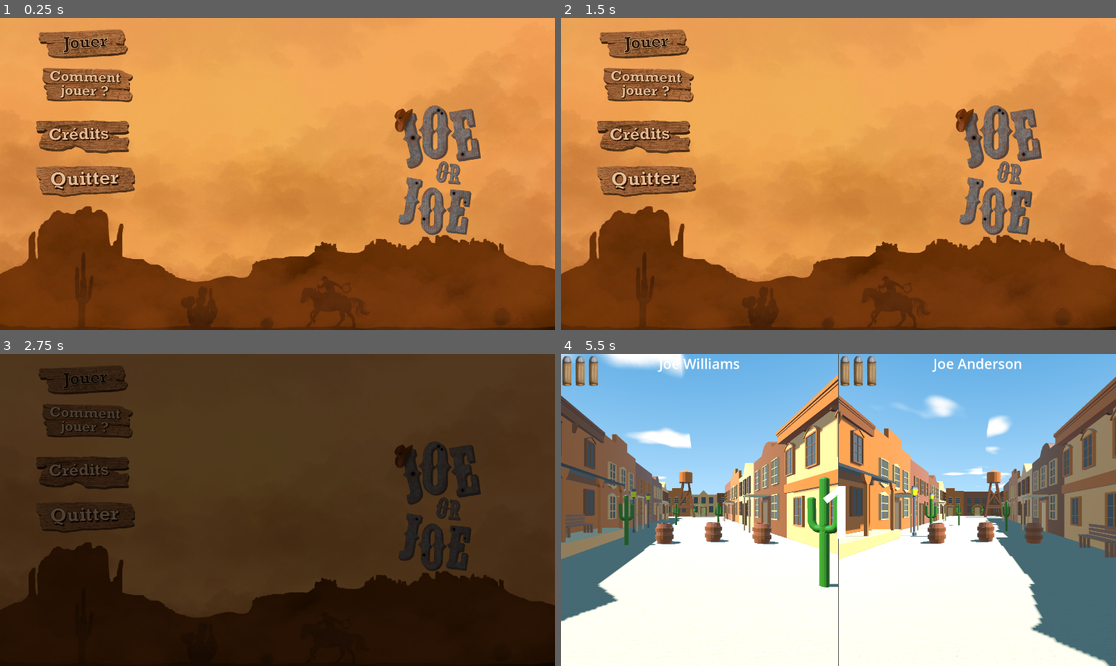
Above: before the commit, frames 1-4 (two rows, left to right).
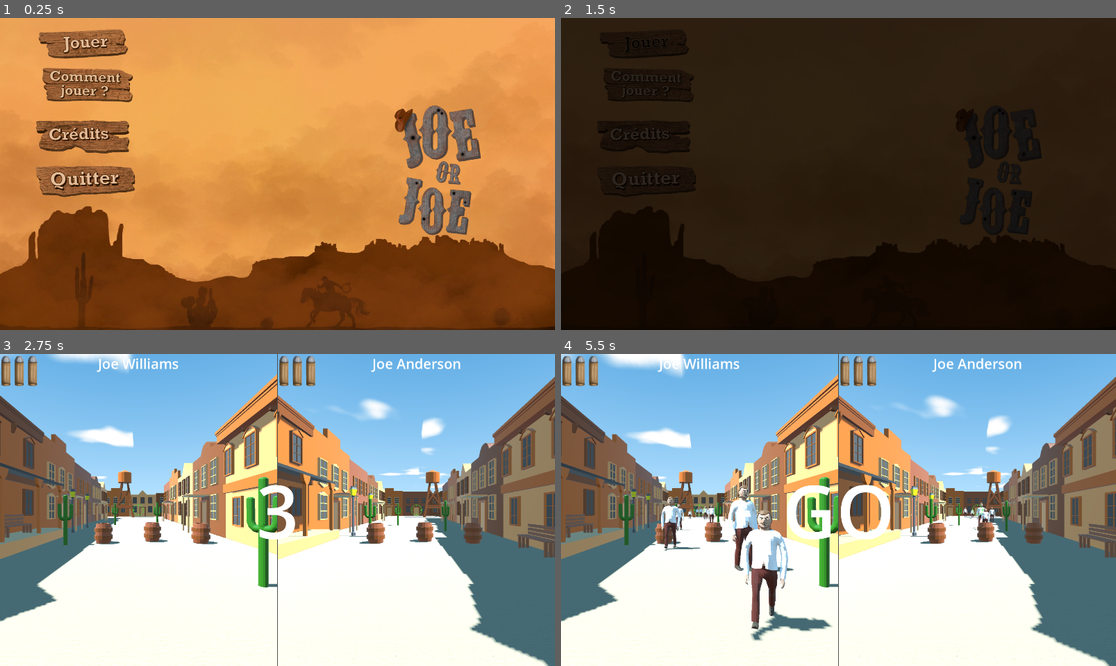
Above: after the commit, the same moments.

Repository: Gr0minet/game-jam-joe-or-joe
Game: Godot game, scene res://menu/main_menu.tscn
The game is run twice, just before and just after one commit, with the same random seed, the same clock (stepped at 60 frames per second) and the same inputs. Sound files missing from this copy of the repository are replaced by a short silence.
Inputs (mouse positions are in pixels of both pictures, inside the frame that each line leads up to):
- Up to frame 1 (0.25 s): no input
- Up to frame 2 (1.5 s): click (644, 42) at 0.5 s; click (644, 42) at 1.25 s
- Up to frame 3 (2.75 s): tap Enter (ui_accept) at 2 s; move the mouse to (277, 510) at 2.02 s; hold Up (ui_up) from 2.03 s (still down); hold Enter (ui_accept) from 2.03 s (still down); click (277, 510) at 2.17 s
- Up to frame 4 (5.5 s): keep holding Up (ui_up); move the mouse to (810, 510) at 2.77 s; release Enter (ui_accept) at 2.78 s; tap 1 at 2.85 s; tap Enter (ui_accept) at 3.02, 3.05, 3.32, 3.5, 4.52, 4.55, 4.82, 5 s; move the mouse to (849, 503) at 3.52 s; hold Enter (ui_accept) 3.53-4.28 s; tap 2 at 3.6 s; move the mouse to (832, 516) at 4.27 s; tap N at 4.35 s; move the mouse to (877, 513) at 5.02 s; hold Enter (ui_accept) from 5.03 s (still down)

The runs differ from the first frame. In frame 1, 0.2% of the frame differs, in the area x 11-23%, y 5-13%; in frame 2, 100%, in the area x 0-100%, y 0-100%; in frame 3, 99%; in frame 4, 4.7%.

Commit message:
Ajout boutons manettes au menu principal

Diff:
--- a/menu/main_menu.gd
+++ b/menu/main_menu.gd
@@ -28,22 +28,15 @@
 	buttons.visible = true
 	margin_container_2.visible = true
 	AudioManager.play_music(SoundBank.main_menu_music)
-	jouer_button.grab_focus()
 
 
 func _process(delta: float) -> void:
 	for button: TextureButton in buttons.get_children():
-		if button.is_hovered():
+		if button.is_hovered() and button != get_viewport().gui_get_focus_owner():
 			get_viewport().gui_release_focus()
 
 
-func _gui_input(event: InputEvent) -> void:
-	print(event)
-	#if event.is_action("ui_accept") and
-
-
 func _unhandled_input(event: InputEvent) -> void:
-	#print(event)
 	var new_focused_button: TextureButton = null
 	if event.is_action_pressed("ui_accept"):
 		if doing_introduction:
@@ -63,8 +56,8 @@
 	if new_focused_button:
 		new_focused_button.grab_focus()
 
+
 func _on_jouer_button_pressed() -> void:
-	print("test")
 	doing_introduction = true
 	Input.mouse_mode = Input.MOUSE_MODE_CAPTURED
 	AudioManager.fade_out_music(TRANSITION_TIMES[1])
--- a/menu/main_menu.tscn
+++ b/menu/main_menu.tscn
@@ -23,6 +23,7 @@
 grow_vertical = 2
 size_flags_horizontal = 3
 size_flags_vertical = 3
+mouse_filter = 1
 script = ExtResource("1_4a485")
 
 [node name="Background" type="TextureRect" parent="."]
@@ -69,7 +70,6 @@
 [node name="JouerButton" type="TextureButton" parent="MarginContainer/Buttons"]
 layout_mode = 2
 size_flags_horizontal = 0
-focus_neighbor_bottom = NodePath("../HowToButton")
 texture_normal = ExtResource("3_kj2y2")
 texture_hover = ExtResource("6_iu2aq")
 texture_focused = ExtResource("6_iu2aq")
@@ -79,8 +79,6 @@
 layout_mode = 2
 size_flags_horizontal = 0
 size_flags_vertical = 4
-focus_neighbor_top = NodePath("../JouerButton")
-focus_neighbor_bottom = NodePath("../CreditButton")
 texture_normal = ExtResource("6_85r6h")
 texture_hover = ExtResource("7_e6pnn")
 texture_focused = ExtResource("7_e6pnn")
@@ -90,8 +88,6 @@
 layout_mode = 2
 size_flags_horizontal = 0
 size_flags_vertical = 4
-focus_neighbor_top = NodePath("../HowToButton")
-focus_neighbor_bottom = NodePath("../QuitterButton")
 texture_normal = ExtResource("7_12d3c")
 texture_hover = ExtResource("11_dtyn1")
 texture_focused = ExtResource("11_dtyn1")
@@ -101,7 +97,6 @@
 layout_mode = 2
 size_flags_horizontal = 0
 size_flags_vertical = 4
-focus_neighbor_top = NodePath("../CreditButton")
 texture_normal = ExtResource("9_m3e45")
 texture_hover = ExtResource("14_u1ao5")
 texture_focused = ExtResource("14_u1ao5")
